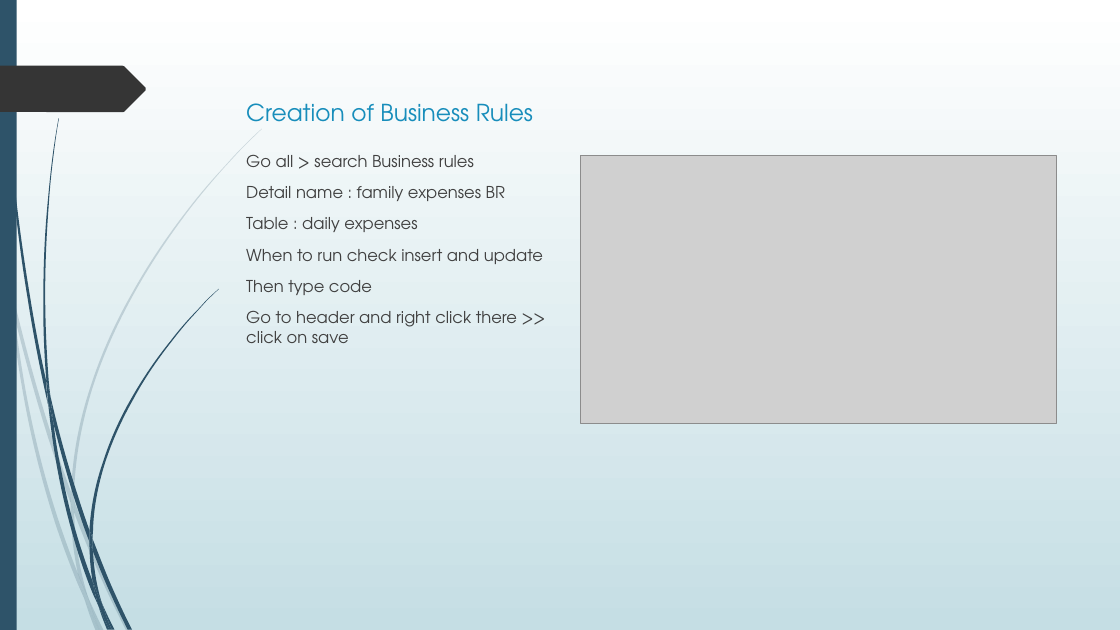
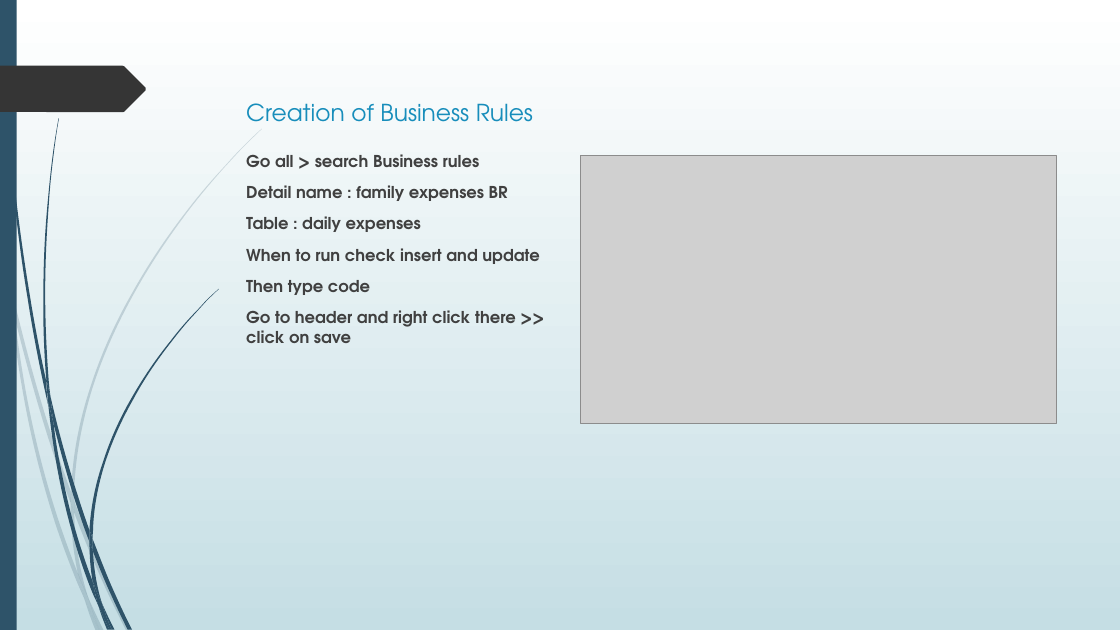
Before and after one commit to Arun-1-4-3/Calculating-Family-Expenses-Using-ServiceNow, a slide deck: slide 9 of Calculating Family Expenses Using Service Now.pptx (slide 8 before the commit). Drawn at 1120x630 pixels with LibreOffice and Linux fonts; fonts in the diff are those of the drawing; grey boxes stand for pictures. Boxes give left, top, right and bottom in pixels: in the first picture for what was removed or moved away, otherwise in the second. Text is boxed around its words. In the diff, an @@ line names an element or a change of style, - is before the commit and + after.

```diff
--- a/Calculating Family Expenses Using Service Now.pptx
+++ b/Calculating Family Expenses Using Service Now.pptx
@@ text "Go all > search Business ..." at [246,154,539,343]: bold on @@
```
Also in this commit, not shown: 9 other slides changed, 1 slide added.
